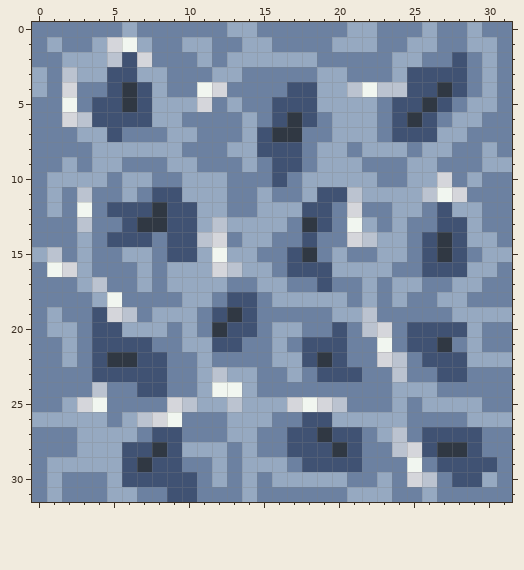
Pixel-art sprite, stored at assets/sprites/terrain/ocean.png. That is the earlier state.
The file is 32x32 pixels.
The same view after the edit:
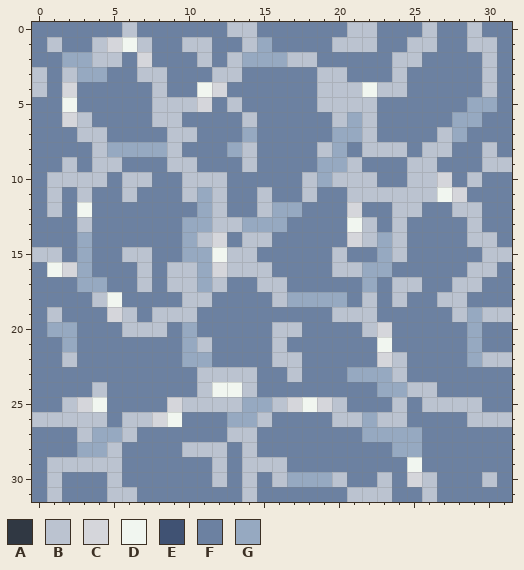
Palette (. is transparent): A #303843  B #bbc3d0  C #d5d6db  D #f1f6f0  E #405273  F #6c81a1  G #96a9c1
Edits made:
y 0: x 6 G -> B; x 13..14 GG -> BB; x 21..22 GG -> BB; x 26 G -> B; x 29 G -> B
y 1: x 1 G -> B; x 4 G -> B; x 7 G -> B; x 10..11 GG -> BB; x 14 G -> B; x 20..22 GGG -> BBB; x 25..26 GG -> BB; x 29..30 GG -> BB
y 2: x 4 G -> B; x 6 E -> F; x 11 G -> B; x 13 G -> B; x 17..18 GG -> BB; x 24..25 GG -> BB; x 28 E -> F; x 30 G -> B
y 3: x 0 G -> B; x 5..8 EEGG -> FFBB; x 12..13 GG -> BB; x 19..20 GG -> BB; x 24..28 GEEEE -> BFFFF; x 30 G -> B
y 4: x 0 G -> B; x 5..8 EAEG -> FFFB; x 17..20 EEGG -> FFBB; x 25..28 EEAE -> FFFF; x 30 G -> B
y 5: x 4..10 EEAEGGG -> FFFFBBB; x 13 G -> B; x 16..22 EEEGGGG -> FFFBBBB; x 24..27 EEAE -> FFFF
y 6: x 4..9 EEEEGG -> FFFFBB; x 14 G -> B; x 16..18 EAE -> FFF; x 20 G -> B; x 22 G -> B; x 24..26 EAE -> FFF
y 7: x 3..5 GGE -> BBF; x 9..10 GG -> BB; x 15..17 EAA -> FFF; x 22 G -> B; x 24..27 EEEG -> FFFB
y 8: x 4 G -> B; x 9 G -> B; x 14..17 GEEE -> BFFF; x 19 G -> B; x 22..24 GGG -> BBB; x 26..27 GG -> BB; x 30 G -> B
y 9: x 2 G -> B; x 4..5 GG -> BB; x 9..10 GG -> BB; x 14 G -> B; x 16..17 EE -> FF; x 21 G -> B; x 25..26 GG -> BB; x 30..31 GG -> BB
y 10: x 1..4 GGGG -> BBBB; x 6..7 GG -> BB; x 10..12 GGG -> BBB; x 16 E -> F; x 18 G -> B; x 20..22 GGG -> BBB; x 25..26 GG -> BB; x 29 G -> B
y 11: x 1 G -> B; x 6 G -> B; x 8..10 EEG -> FFB; x 12 G -> B; x 15 G -> B; x 18..20 GEE -> BFF; x 22..25 GGGG -> BBBB
y 12: x 1 G -> B; x 5..10 EEEAEE -> FFFFFF; x 12 G -> B; x 15 G -> B; x 18..19 EE -> FF; x 24..25 GG -> BB; x 27..29 EGG -> FBB
y 13: x 6..10 EAAEE -> FFFFG; x 13 G -> B; x 18..19 AE -> FF; x 22 G -> B; x 24 G -> B; x 27..29 EEG -> FFB
y 14: x 5..7 EEE -> FFF; x 9..10 EE -> FG; x 14..15 GG -> BB; x 18 E -> F; x 24 G -> B; x 26..30 EAEGG -> FFFBB
y 15: x 0 G -> B; x 6..7 GG -> BB; x 9..10 EE -> FG; x 13..14 GG -> BB; x 17..18 EA -> FF; x 20 G -> B; x 24 G -> B; x 26..28 EAE -> FFF; x 30..31 GG -> BB
y 16: x 7 G -> B; x 9..10 GG -> BB; x 14..15 GG -> BB; x 17..21 EEEGG -> FFFBB; x 26..30 EEEGG -> FFFBB
y 17: x 4 B -> G; x 7 G -> B; x 9..10 GG -> BB; x 12 G -> B; x 15..16 GG -> BB; x 19 E -> F; x 24..25 GG -> BB; x 28..29 GG -> BB
y 18: x 4 G -> B; x 10..11 GG -> BB; x 13..14 EE -> FF; x 16 G -> B; x 22 G -> B; x 24 G -> B; x 27..28 GG -> BB
y 19: x 1 G -> B; x 4 E -> F; x 8..10 GGG -> BBB; x 12..14 EAE -> FFF; x 20..21 GG -> BB; x 28 G -> B; x 30..31 GG -> BB
y 20: x 4..8 EEGGG -> FFBBB; x 12..14 AEE -> FFF; x 16..17 GG -> BB; x 20 E -> F; x 25..28 EEEE -> FFFF
y 21: x 4..7 EEEE -> FFFF; x 11..13 GEE -> BFF; x 16 G -> B; x 18..20 EEE -> FFF; x 25..27 EEA -> FFF
y 22: x 2 G -> B; x 4..8 EAAEE -> FFFFF; x 10 F -> G; x 16..20 GGEAE -> BBFFF; x 26..28 EEE -> FFF; x 30..31 GG -> BB
y 23: x 4..8 EEEEE -> FFFFF; x 11 G -> B; x 13..14 GG -> BB; x 17 G -> B; x 19..23 EEEFF -> FFGGG; x 27..28 EE -> FF
y 24: x 7..8 EE -> FF; x 11 G -> B; x 14 G -> B; x 23 F -> G; x 25..26 GG -> BB
y 25: x 2 G -> B; x 11..12 GG -> BB; x 16 G -> B; x 24 G -> B; x 26..29 GGGG -> BBBB
y 26: x 0..4 GGGGG -> BBBBB; x 6 G -> B; x 15 G -> B; x 18..21 EEGG -> FFBB; x 23..24 GG -> BB; x 29..31 GGG -> BBB
y 27: x 3 G -> B; x 6 G -> B; x 8..9 EE -> FF; x 13..14 GG -> BB; x 17..22 EEAEEF -> FFFFFG; x 24..29 BFEEEE -> GGFFFF
y 28: x 5..12 GEEAEGGG -> BFFFFBBB; x 14 G -> B; x 17..21 EEEAE -> FFFFF; x 24..29 BCEAAE -> GGFFFF
y 29: x 1..9 GGGGGEAEE -> BBBBBFFFF; x 12 G -> B; x 14..16 GGG -> BBB; x 18..21 EEEE -> FFFF; x 27..30 EEEE -> FFFF
y 30: x 1 G -> B; x 5..10 GEEEEE -> BFFFFF; x 12 G -> B; x 14 G -> B; x 16 G -> B; x 20 G -> B; x 23 G -> B; x 28..30 EEG -> FFB
y 31: x 1 G -> B; x 5..6 GG -> BB; x 9..10 EE -> FF; x 14 G -> B; x 21..23 GGG -> BBB; x 26 G -> B
Changed places in both pictures, as pixel boxes (x1, y1, x2, y2):
changed: (32, 22, 512, 502)
